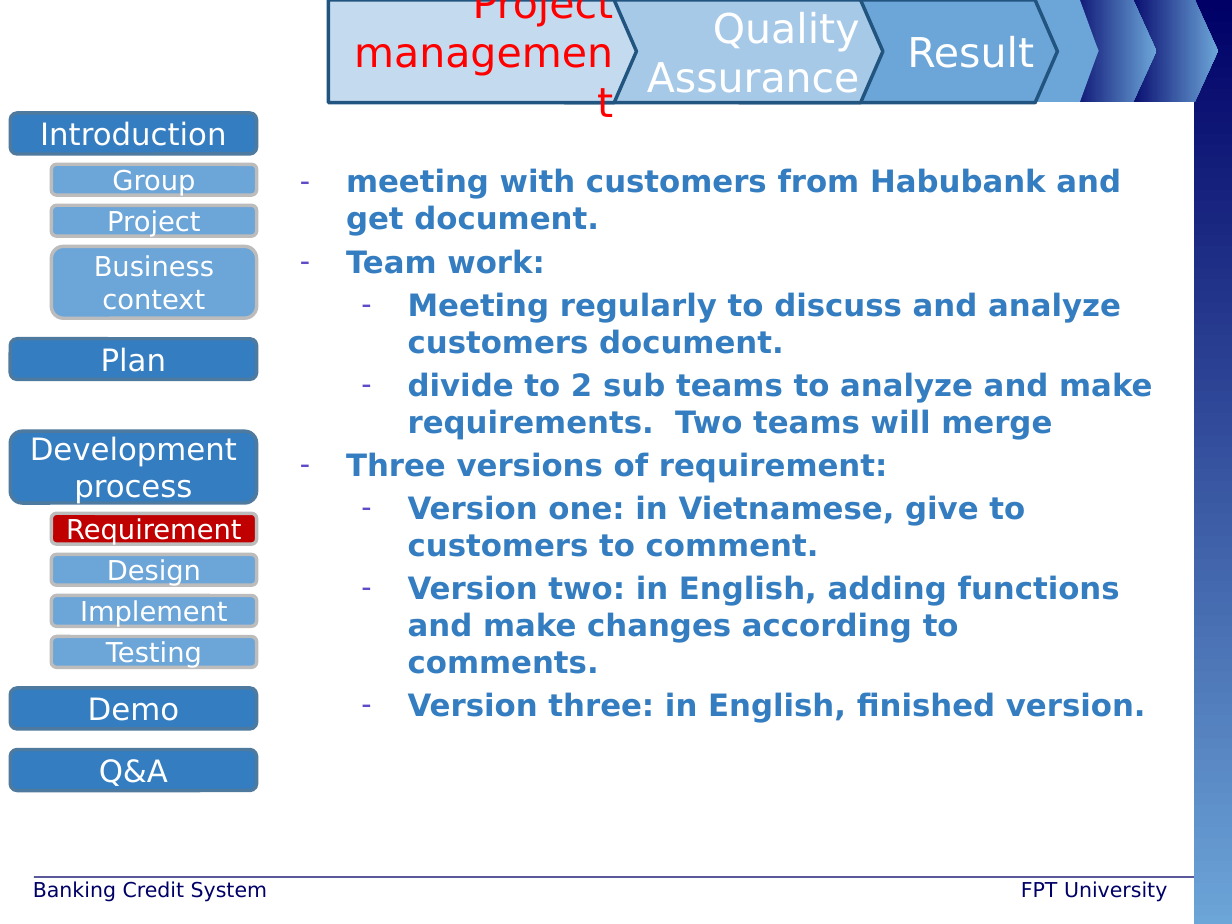
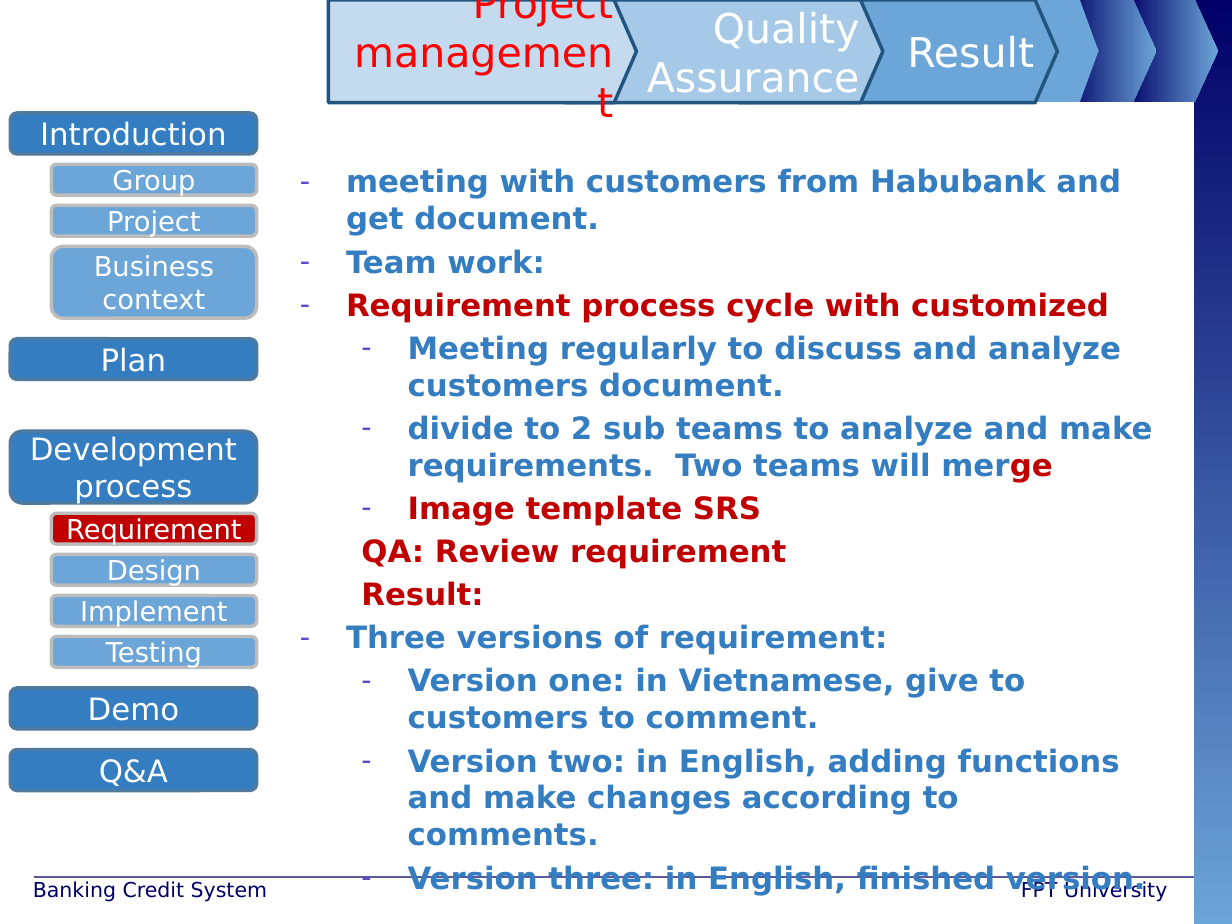
Before and after one commit to maily89/fbdm, a slide deck: slide 6 of Deliverables/FBD-Ly - slide.pptx. Drawn at 1232x924 pixels with LibreOffice and Linux fonts; fonts in the diff are those of the drawing; background and template pictures are left out. Boxes give left, top, right and bottom in pixels: in the first picture for what was removed or moved away, otherwise in the second. Text is boxed around its words. In the diff, an @@ line names an element or a change of style, - is before the commit and + after.

```diff
--- a/Deliverables/FBD-Ly - slide.pptx
+++ b/Deliverables/FBD-Ly - slide.pptx
@@ text at (346,292,1109,323): paragraph added @@
+– Requirement process cycle with customized
@@ text at (408,415,1152,483): text colour #337DC0 to #C00000 in "merge" @@
@@ text at (361,495,786,606): paragraphs added @@
+  – Image template SRS
+  QA: Review requirement
+  Result:
```
Also in this commit, not shown: 2 other slides changed, 2 other files.
